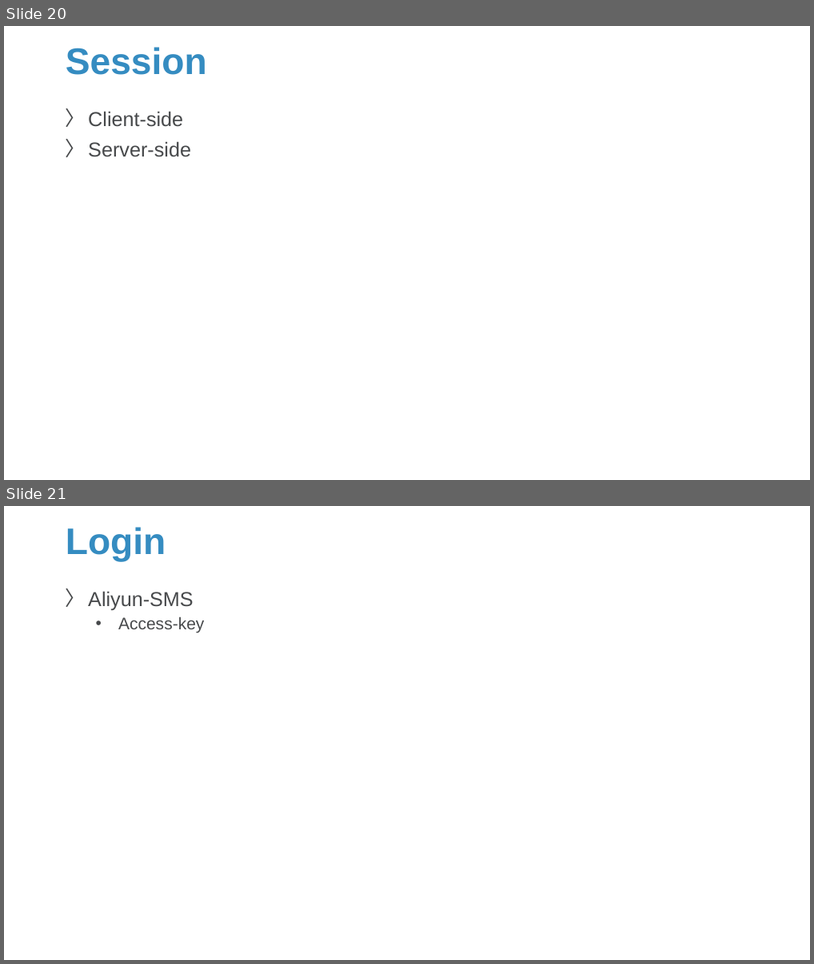
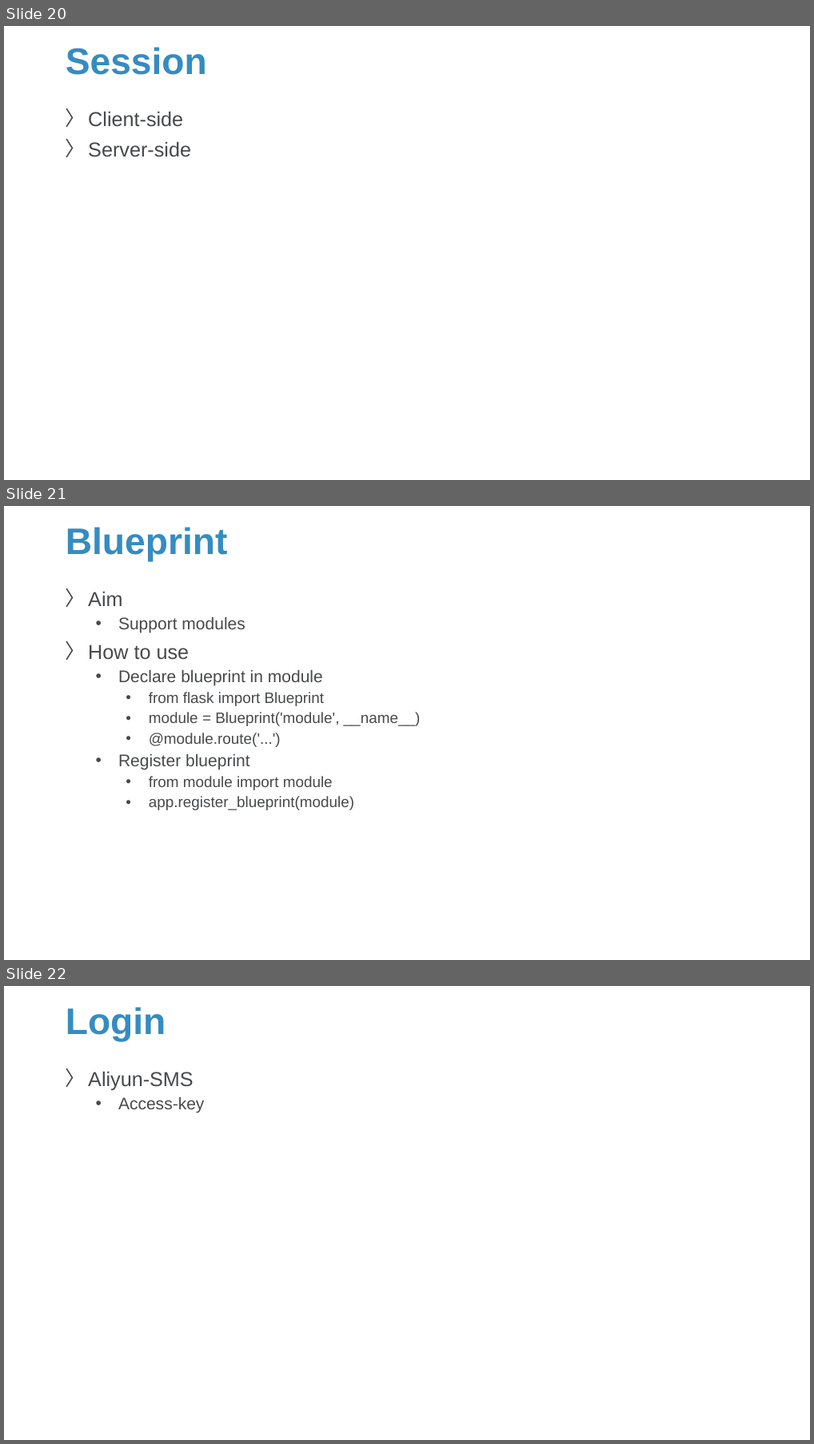
Before and after one commit to Sparks-Lu/TechNotes, a slide deck: Web/Flask-Notes.pptx. Shown one above the other, each under a label of ours: slides 20 and 21 before the commit, slides 20, 21 and 22 after it. The pictures are 814x964 and 814x1444 pixels, drawn with LibreOffice and Linux fonts; fonts in the diff are those of the drawing; background and template pictures are left out. Boxes give left, top, right and bottom in pixels: in the first picture for what was removed or moved away, otherwise in the second. Text is boxed around its words. In the diff, an @@ line names an element or a change of style, - is before the commit and + after.

```diff
--- a/Web/Flask-Notes.pptx
+++ b/Web/Flask-Notes.pptx
@@ slide 21 added at [4,506,810,960], background picture (left out) @@
@@ title added at [66,527,228,562], 44 pt, text #358CC1, bold @@
+Blueprint
@@ text added at [88,591,421,810], 18 pt, text #47494B @@
+〉 Aim
+  • Support modules
+〉 How to use
+  • Declare blueprint in module
+    • from flask import Blueprint
+    • module = Blueprint('module', __name__)
+    • @module.route('...')
+  • Register blueprint
+    • from module import module
+    • app.register_blueprint(module)
@@ what was slide 21 is now slide 22 @@
```
Also in this commit, not shown: 4 slides changed, 1 other slide added, 8 other files.
